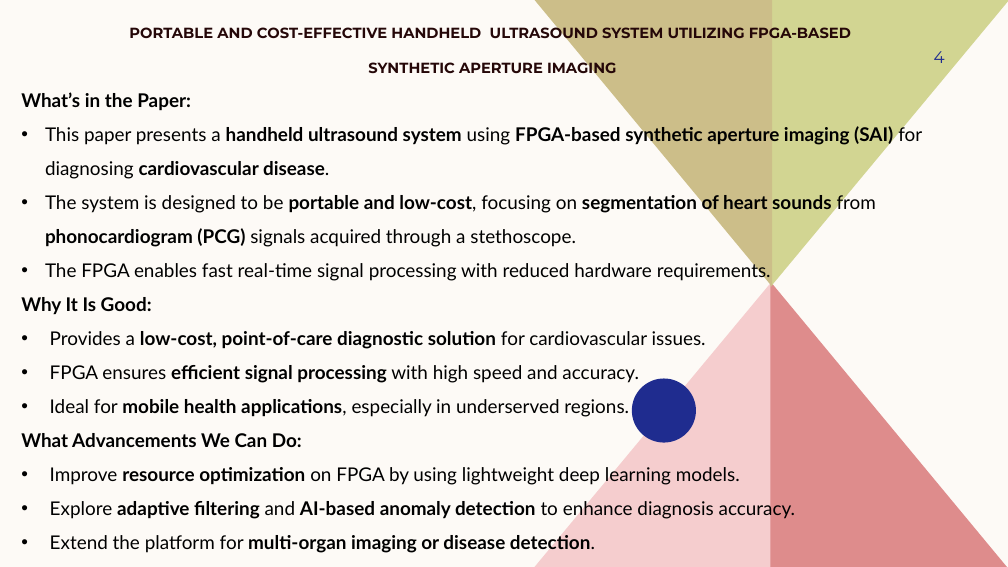
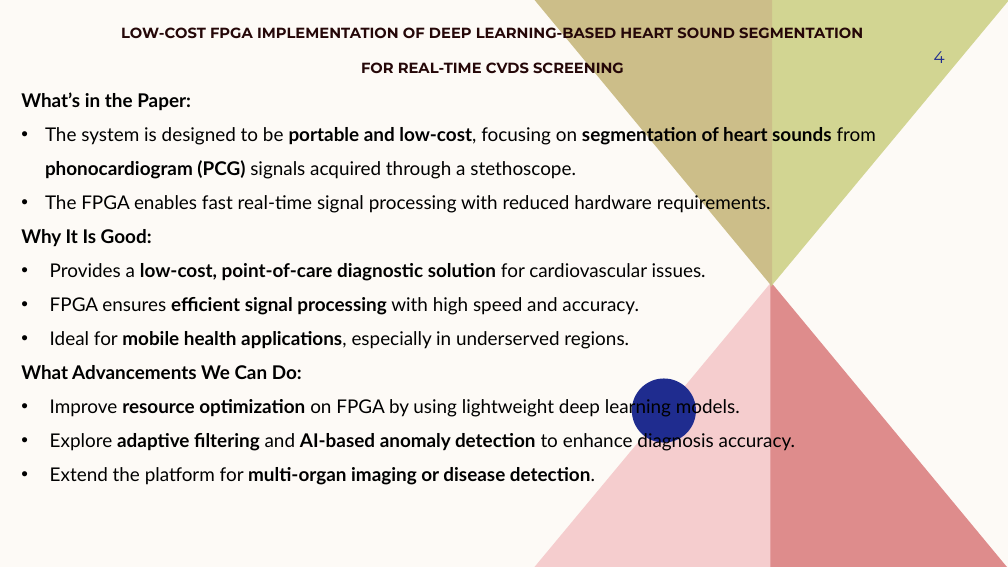
Before and after one commit to pkpkp456/ShotSense-Edge, a slide deck: slide 4 of Project.pptx. Drawn at 1008x567 pixels with LibreOffice and Linux fonts; fonts in the diff are those of the drawing. Boxes give left, top, right and bottom in pixels: in the first picture for what was removed or moved away, otherwise in the second. Text is boxed around its words. In the diff, an @@ line names an element or a change of style, - is before the commit and + after.

```diff
--- a/Project.pptx
+++ b/Project.pptx
@@ title at [121,24,863,77]: text changed @@
-PORTABLE AND COST-EFFECTIVE HANDHELD ULTRASOUND SYSTEM UTILIZING FPGA-BASED
-SYNTHETIC APERTURE IMAGING
+LOW-COST FPGA IMPLEMENTATION OF DEEP LEARNING-BASED HEART SOUND SEGMENTATION
+FOR REAL-TIME CVDS SCREENING
@@ text at [45,124,922,179]: paragraph removed @@
-• This paper presents a handheld ultrasound system using FPGA-based synthetic aperture imaging (SAI) for diagnosing cardiovascular disease.
```
Also in this commit, not shown: 3 other slides changed, 1 slide added, 2 other files.
